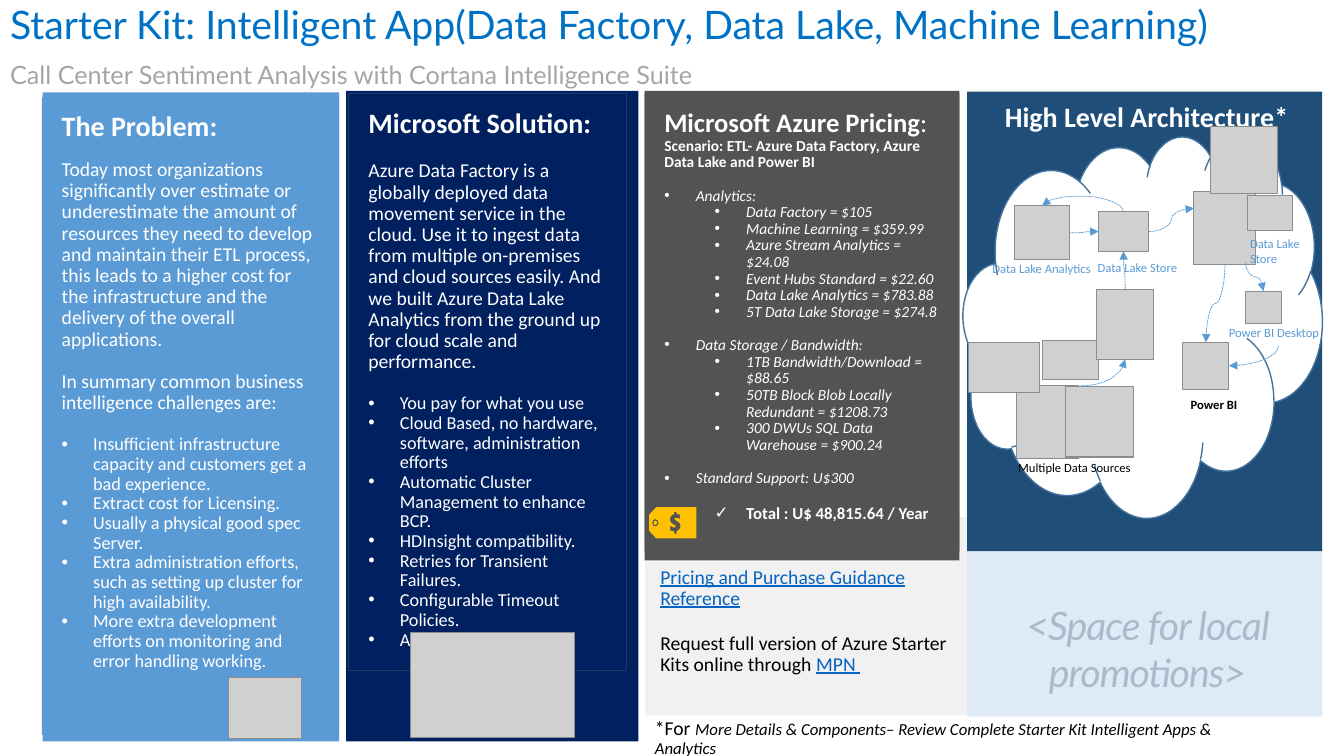
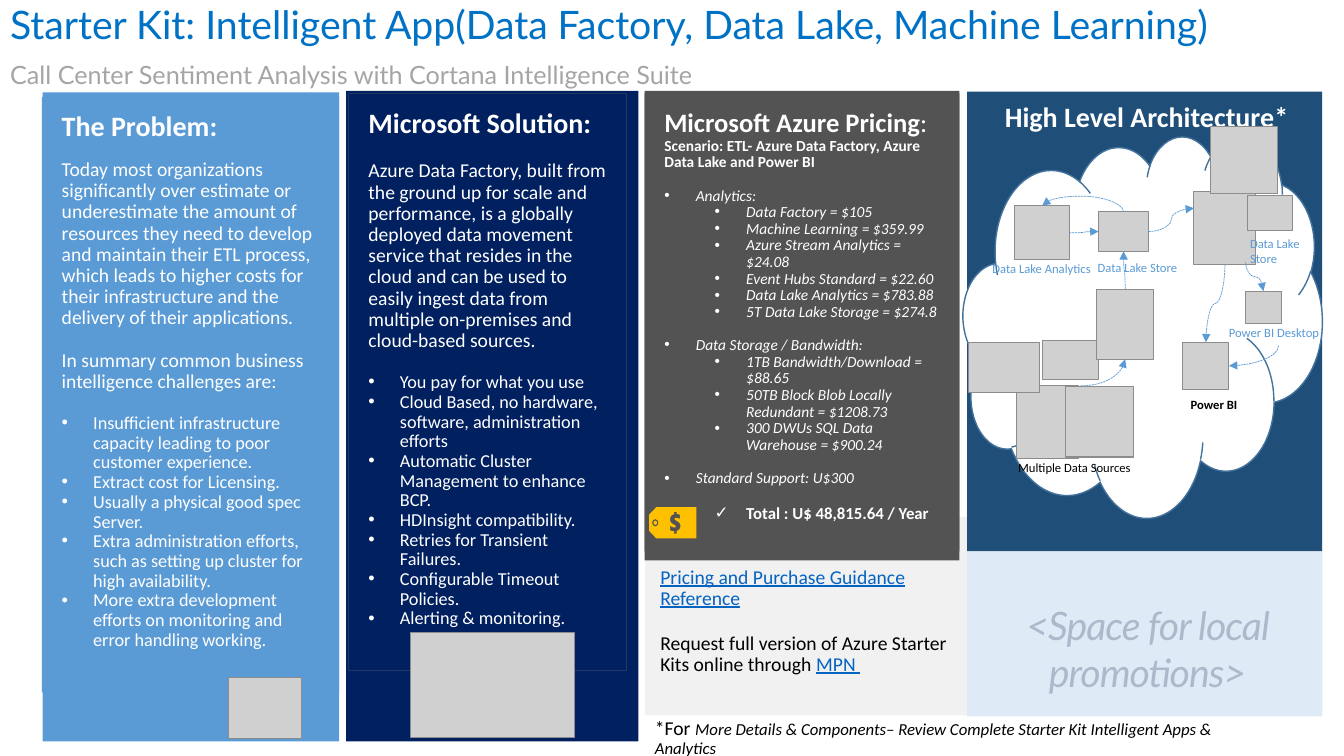
Before and after one commit to kulado/azure-starterkits, a slide deck: slide 4 of Content/Starter Kit - Intelligent Apps & Analytics/0 - Starter Kit - Intelligent Apps & Analytics.pptx. Drawn at 1344x756 pixels with LibreOffice and Linux fonts; fonts in the diff are those of the drawing; grey boxes stand for pictures. Boxes give left, top, right and bottom in pixels: in the first picture for what was removed or moved away, otherwise in the second. Text is boxed around its words. In the diff, an @@ line names an element or a change of style, - is before the commit and + after.

```diff
--- a/Content/Starter Kit - Intelligent Apps & Analytics/0 - Starter Kit - Intelligent Apps & Analytics.pptx
+++ b/Content/Starter Kit - Intelligent Apps & Analytics/0 - Starter Kit - Intelligent Apps & Analytics.pptx
@@ rectangle "The Problem:" resized from (x1=42, y1=97, x2=340, y2=735) to (x1=42, y1=97, x2=340, y2=693) @@
@@ text in rectangle at (x1=62, y1=162, x2=313, y2=327): text changed @@
-Today most organizations significantly over estimate or underestimate the amount of resources they need to develop and maintain their ETL process, this leads to a higher cost for the infrastructure and the delivery of the overall applications.
+Today most organizations significantly over estimate or underestimate the amount of resources they need to develop and maintain their ETL process, which leads to higher costs for their infrastructure and the delivery of their applications.
@@ text in rectangle at (x1=368, y1=163, x2=606, y2=347): text changed @@
-Azure Data Factory is a globally deployed data movement service in the cloud. Use it to ingest data from multiple on-premises and cloud sources easily. And we built Azure Data Lake Analytics from the ground up for cloud scale and performance.
+Azure Data Factory, built from the ground up for scale and performance, is a globally deployed data movement service that resides in the cloud and can be used to easily ingest data from multiple on-premises and cloud-based sources.
@@ text in rectangle at (x1=93, y1=416, x2=280, y2=471): text changed @@
-• Insufficient infrastructure capacity and customers get a bad experience.
+• Insufficient infrastructure capacity leading to poor customer experience.
```
Also in this commit, not shown: 2 other slides changed, 2 other files.
